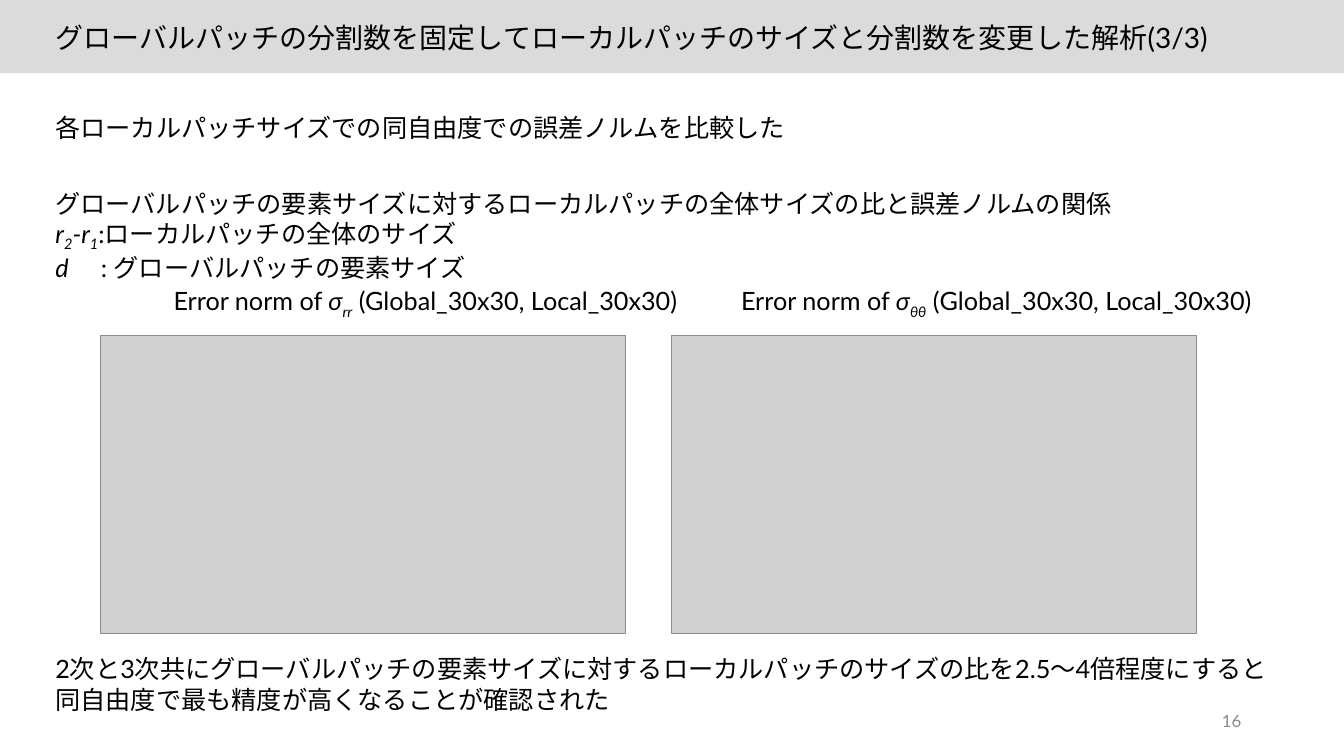
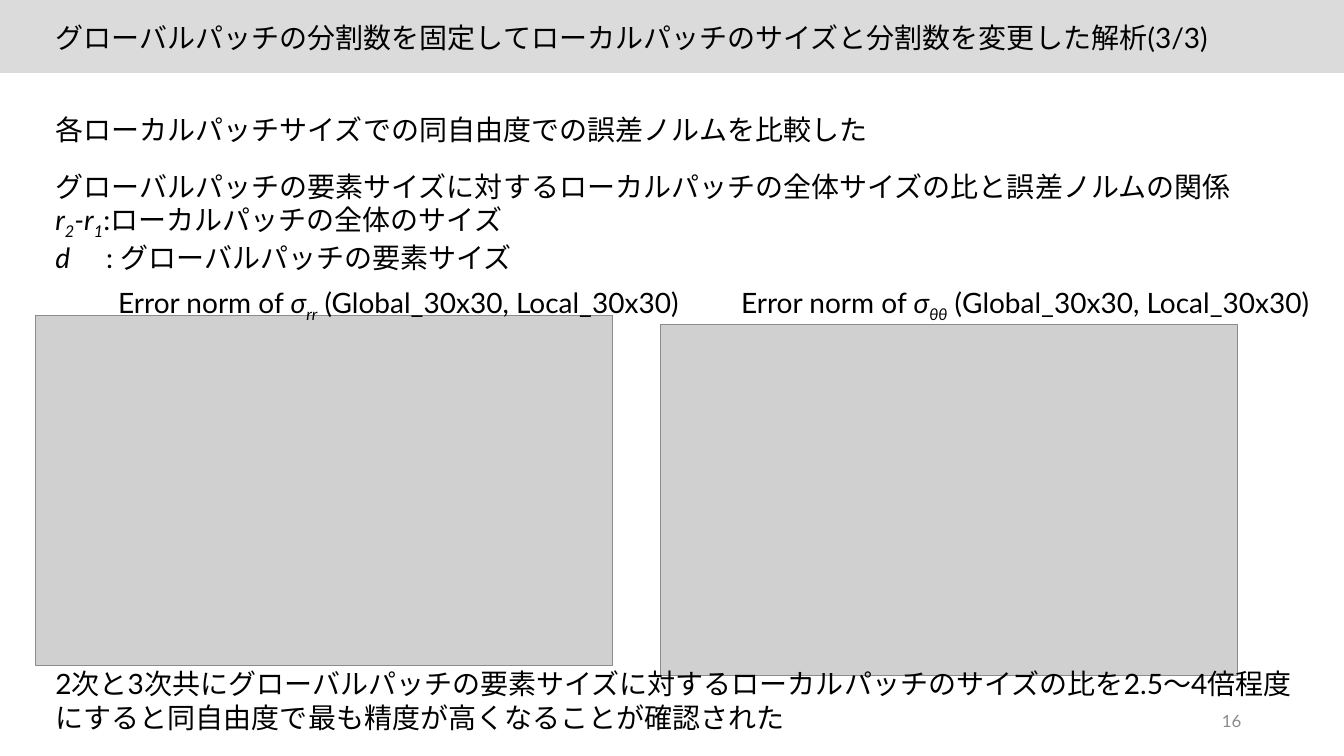
Before and after one commit to JoTsuchi22/lab_share, a slide deck: slide 16 of 卒論発表/最終版/20220208_卒業発表_土山雄飛.pptx. Drawn at 1344x756 pixels with LibreOffice and Linux fonts; fonts in the diff are those of the drawing; grey boxes stand for pictures. Boxes give left, top, right and bottom in pixels: in the first picture for what was removed or moved away, otherwise in the second. Text is boxed around its words. In the diff, an @@ line names an element or a change of style, - is before the commit and + after.

```diff
--- a/卒論発表/最終版/20220208_卒業発表_土山雄飛.pptx
+++ b/卒論発表/最終版/20220208_卒業発表_土山雄飛.pptx
@@ size 18 to 20 pt in 4 elements at box(55, 116, 867, 143), box(741, 291, 1310, 317), box(118, 291, 679, 319), box(55, 173, 1230, 271) @@
@@ text "グローバルパッチの要素サイズに対するローカルパッチの全体サイズの比と誤差ノルムの関係": place and size @@
-text "グローバルパッチの要素サイズに対するローカルパッチの全体サイズの比と誤差ノルムの関係" at box(55, 191, 1111, 279)
+text "グローバルパッチの要素サイズに対するローカルパッチの全体サイズの比と誤差ノルムの関係" at box(55, 173, 1230, 271)
@@ text "Error norm of σrr (Global_30x30, ...": place and size @@
-text "Error norm of σrr (Global_30x30, ..." at box(174, 290, 677, 314)
+text "Error norm of σrr (Global_30x30, ..." at box(118, 291, 679, 319)
@@ picture: place and size @@
-picture at box(101, 336, 625, 633)
+picture at box(35, 316, 612, 666)
@@ picture: place and size @@
-picture at box(673, 336, 1197, 633)
+picture at box(660, 325, 1237, 675)
@@ text at box(55, 670, 1291, 697): text changed; size 18 to 20 pt @@
-2次と3次共にグローバルパッチの要素サイズに対するローカルパッチのサイズの比を2.5～4倍程度にすると
-同自由度で最も精度が高くなることが確認された
+2次と3次共にグローバルパッチの要素サイズに対するローカルパッチのサイズの比を2.5～4倍程度にすると同自由度で最も精度が高くなることが確認された
```
Also in this commit, not shown: 17 other slides changed, 13 other files.
